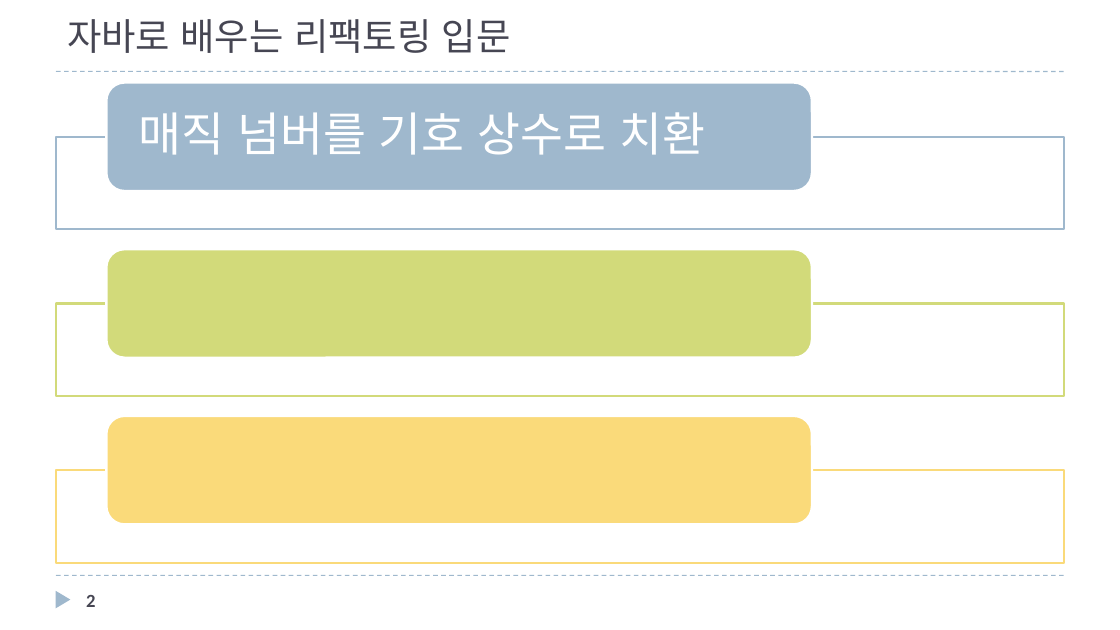
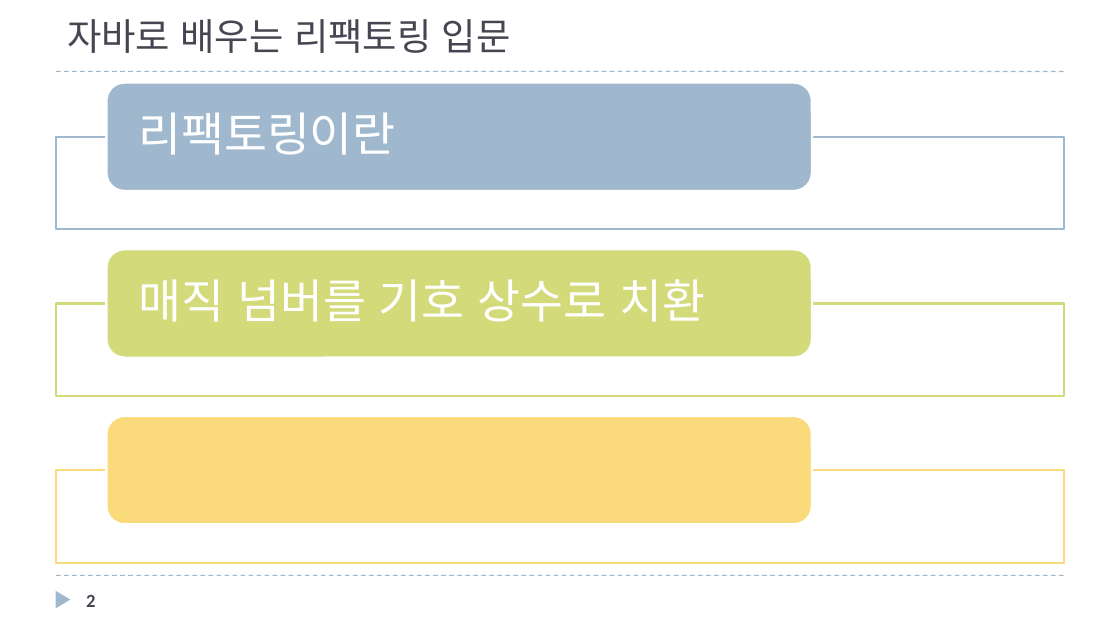
Before and after one commit to mkgungor/refactoring_java, a slide deck: slide 2 of ppt/자바로 배우는 리팩토링 입문.pptx. Drawn at 1120x630 pixels with LibreOffice and Linux fonts; fonts in the diff are those of the drawing. Boxes give left, top, right and bottom in pixels: in the first picture for what was removed or moved away, otherwise in the second. Text is boxed around its words. In the diff, an @@ line names an element or a change of style, - is before the commit and + after.

```diff
--- a/ppt/자바로 배우는 리팩토링 입문.pptx
+++ b/ppt/자바로 배우는 리팩토링 입문.pptx
@@ text added at [138,112,395,155], 30 pt, text #FFFFFF @@
+리팩토링이란
@@ text "매직 넘버를 기호 상수로 치환": place and size @@
-text "매직 넘버를 기호 상수로 치환" at [138,112,706,155]
+text "매직 넘버를 기호 상수로 치환" at [138,279,706,322]
```
Also in this commit, not shown: 11 slides added.
